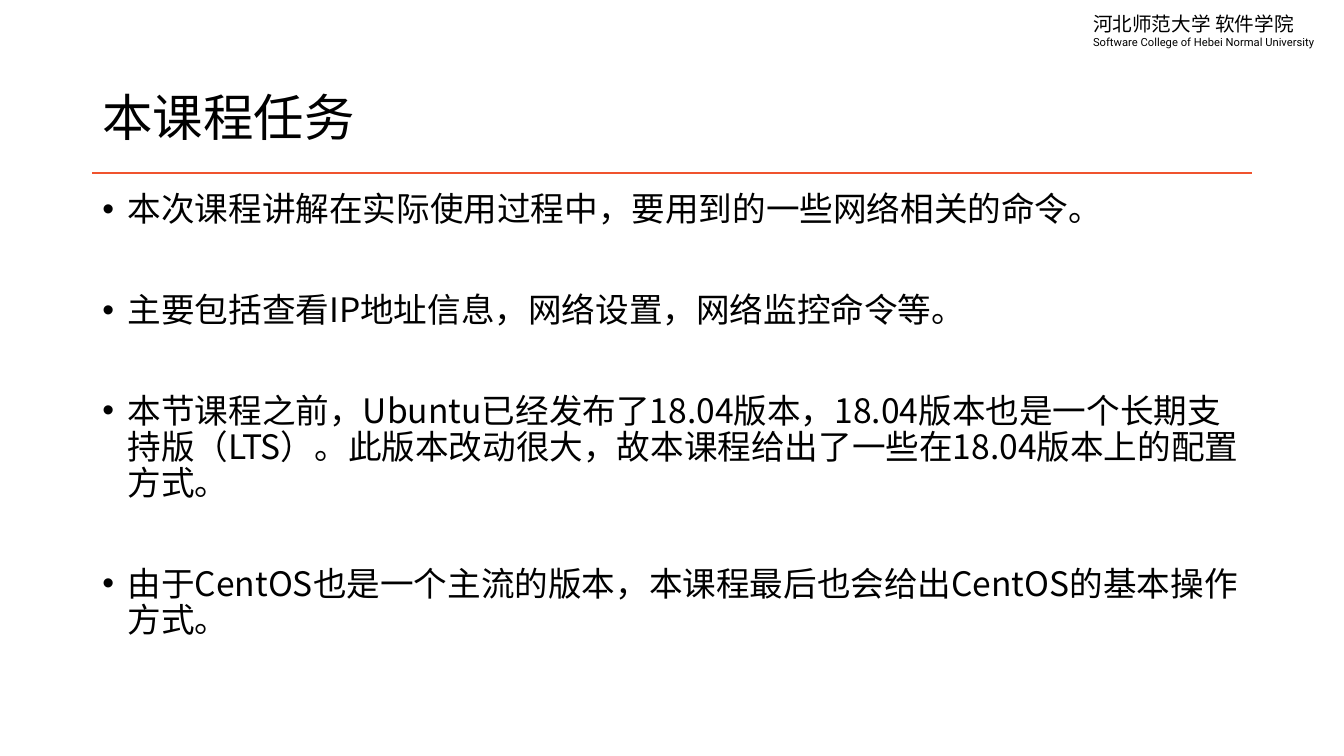
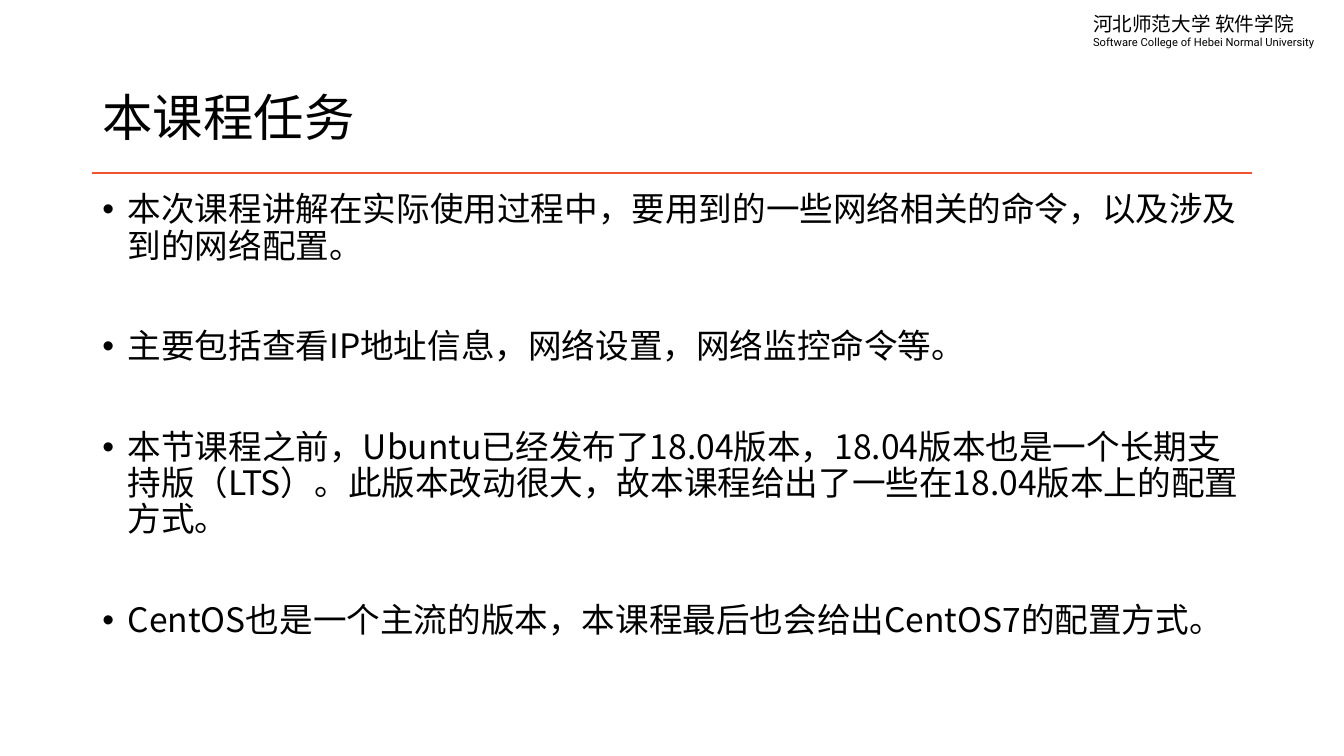
Before and after one commit to edu2act/course-linux-system, a slide deck: slide 2 of materials/slides/ch10-network.pptx. Drawn at 1344x756 pixels with LibreOffice and Linux fonts; fonts in the diff are those of the drawing. Boxes give left, top, right and bottom in pixels: in the first picture for what was removed or moved away, otherwise in the second. Text is boxed around its words. In the diff, an @@ line names an element or a change of style, - is before the commit and + after.

```diff
--- a/materials/slides/ch10-network.pptx
+++ b/materials/slides/ch10-network.pptx
@@ text at <box>128,192,1237,261</box>: text changed @@
-• 本次课程讲解在实际使用过程中，要用到的一些网络相关的命令。
+• 本次课程讲解在实际使用过程中，要用到的一些网络相关的命令，以及涉及到的网络配置。
@@ text at <box>128,603,1223,636</box>: text changed @@
-• 由于CentOS也是一个主流的版本，本课程最后也会给出CentOS的基本操作方式。
+• CentOS也是一个主流的版本，本课程最后也会给出CentOS7的配置方式。
```
Also in this commit, not shown: 8 other slides changed, 5 slides added, 2 slides removed, 3 other files.
